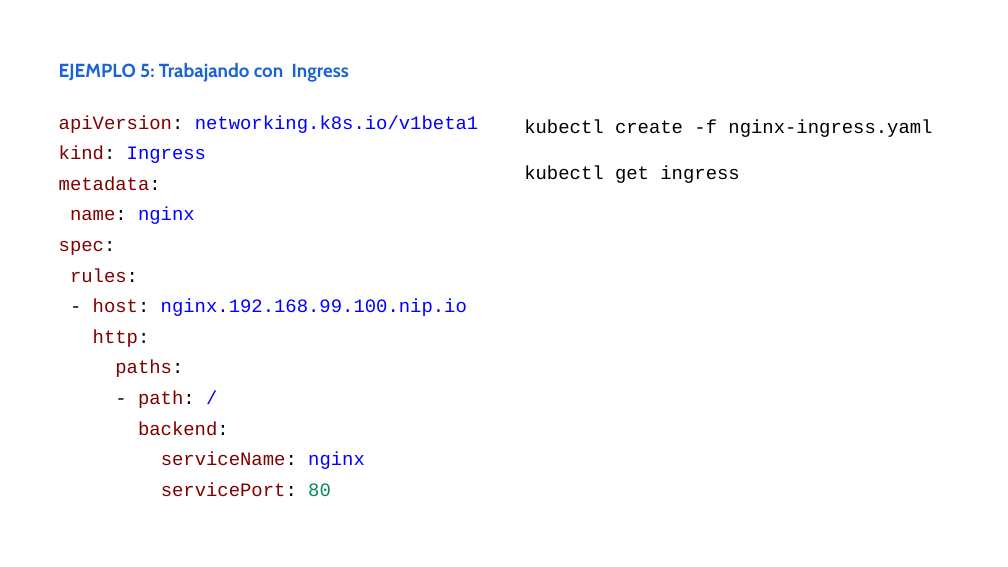
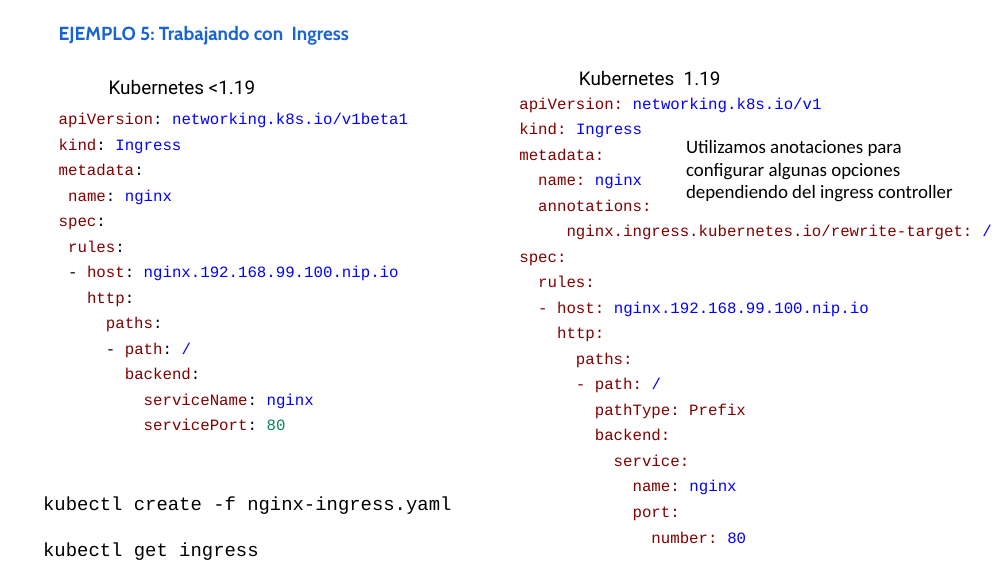
Before and after one commit to iesgn/curso_kubernetes_2020, a slide deck: slide 7 of unidad4/presentacion_unidad4.odp. Drawn at 1008x567 pixels with LibreOffice and Linux fonts; fonts in the diff are those of the drawing. Boxes give left, top, right and bottom in pixels: in the first picture for what was removed or moved away, otherwise in the second. Text is boxed around its words. In the diff, an @@ line names an element or a change of style, - is before the commit and + after.

Commit message:
ingres 1.19

```diff
--- a/unidad4/presentacion_unidad4.odp
+++ b/unidad4/presentacion_unidad4.odp
@@ text "EJEMPLO 5: Trabajando con Ingress": place and size @@
-text "EJEMPLO 5: Trabajando con Ingress" at bbox=[59, 63, 349, 82]
+text "EJEMPLO 5: Trabajando con Ingress" at bbox=[59, 26, 349, 45]
@@ text added at bbox=[109, 79, 255, 95], 18 pt, text #000000 @@
+Kubernetes <1.19
@@ text added at bbox=[579, 70, 721, 86], 18 pt, text #000000 @@
+Kubernetes 1.19
@@ text "apiVersion: networking.k8s.io/v1beta1" at bbox=[59, 113, 408, 430]: size 18 to 15 pt @@
@@ text added at bbox=[519, 97, 973, 543], 15 pt, text #800000 @@
+apiVersion: networking.k8s.io/v1
+kind: Ingress
+metadata:
+name: nginx
+annotations:
+nginx.ingress.kubernetes.io/rewrite-target: /
+spec:
+rules:
+- host: nginx.192.168.99.100.nip.io
+http:
+paths:
+- path: /
+pathType: Prefix
+backend:
+service:
+name: nginx
+port:
+number: 80
@@ text added at bbox=[686, 140, 953, 202], 18 pt, text #000000 @@
+Utilizamos anotaciones para configurar algunas opciones dependiendo del ingress controller
@@ text "kubectl create -f nginx-ingress.yaml": place and size @@
-text "kubectl create -f nginx-ingress.yaml" at bbox=[524, 120, 932, 183]
+text "kubectl create -f nginx-ingress.yaml" at bbox=[43, 497, 451, 560]
```
Also in this commit, not shown: 14 other slides changed, 1 slide added, 3 other files.
